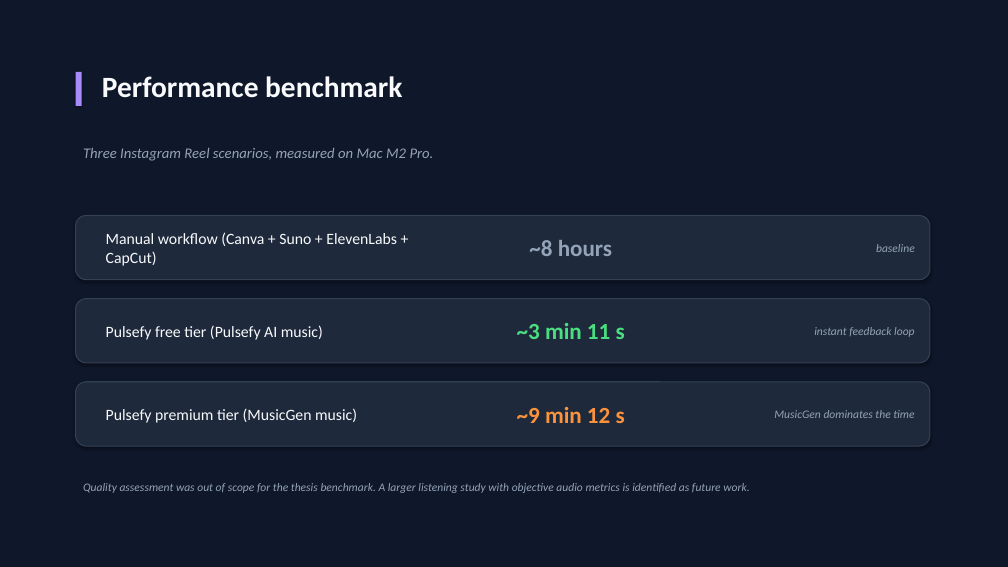
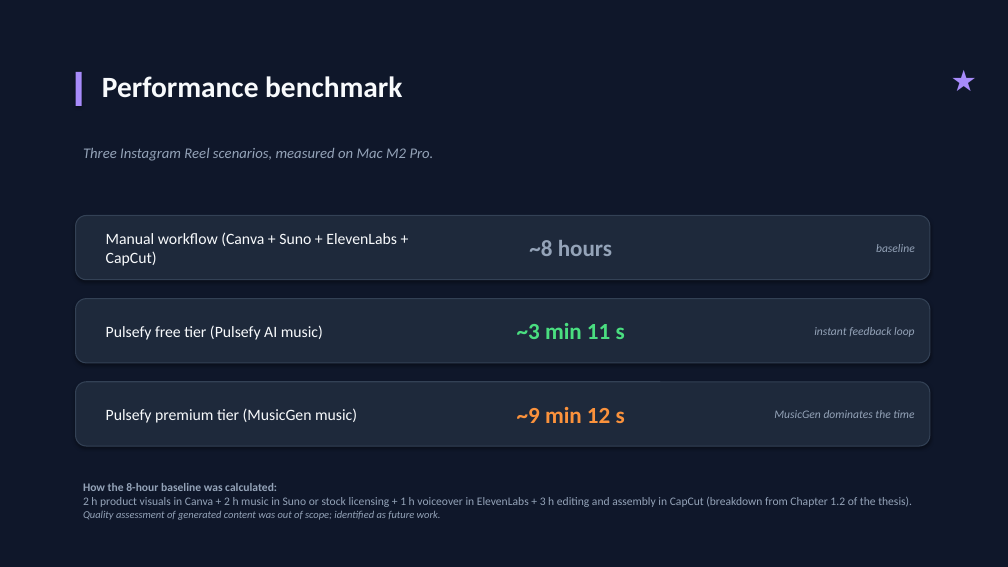
Before and after one commit to kevinvlad03/Pulsefy-Diploma-Project, a slide deck: slide 11 of docs/Pulsefy_Defense_Presentation.pptx (slide 10 before the commit). Drawn at 1008x567 pixels with LibreOffice and Linux fonts; fonts in the diff are those of the drawing. Boxes give left, top, right and bottom in pixels: in the first picture for what was removed or moved away, otherwise in the second. Text is boxed around its words. In the diff, an @@ line names an element or a change of style, - is before the commit and + after.

Commit message:
presentation update

```diff
--- a/docs/Pulsefy_Defense_Presentation.pptx
+++ b/docs/Pulsefy_Defense_Presentation.pptx
@@ text added at <box>938,53,991,106</box>, 28 pt, text #A78BFA @@
+★
@@ text at <box>83,483,912,520</box>: text changed; italic off @@
-Quality assessment was out of scope for the thesis benchmark. A larger listening study with objective audio metrics is identified as future work.
+How the 8-hour baseline was calculated:
+2 h product visuals in Canva + 2 h music in Suno or stock licensing + 1 h voiceover in ElevenLabs + 3 h editing and assembly in CapCut (breakdown from Chapter 1.2 of the thesis).
+Quality assessment of generated content was out of scope; identified as future work.
```
Also in this commit, not shown: 4 other slides changed, 2 slides added, 1 slide removed, 1 other file.
